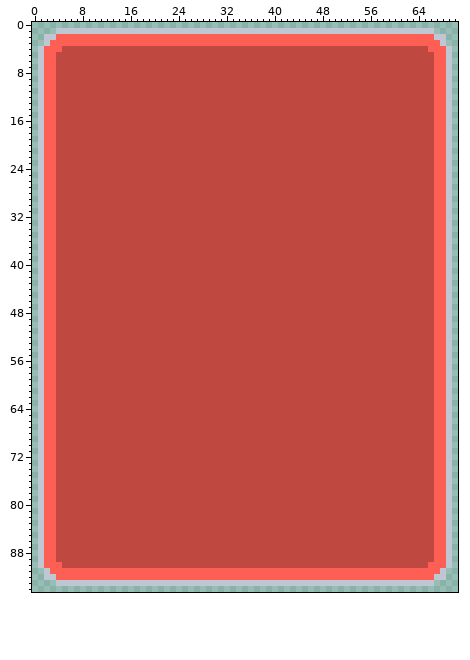
Two states of a pixel-art file, assets/1x/templateDouble.ase. This is how it looked before the edit.
71x95 pixels, 1 frame.
New version:
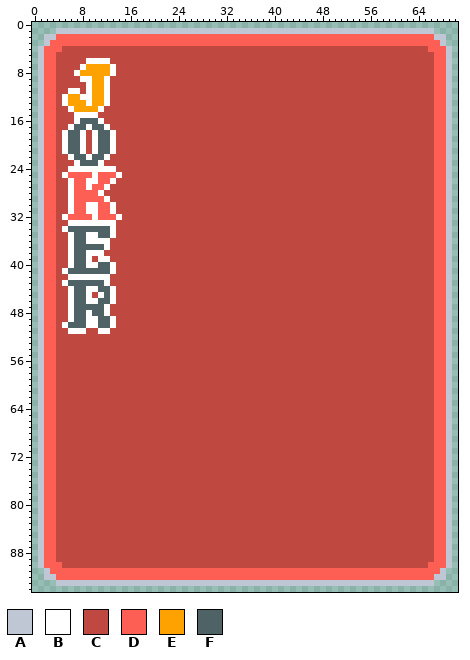
Palette (. is transparent): A #bfc7d5  B #ffffff  C #bf4941  D #fd5f55  E #fda200  F #4f6367
What changed:
layer "Layer 1" now shown
--- layer "Layer 1"
@@ x 3..16 @@
  5 DCCCCCCCCCCCCC
- 6 DCCCCCCCCCCCCC
- 7 DCCCCCCCCCCCCC
- 8 DCCCCCCCCCCCCC
- 9 DCCCCCCCCCCCCC
-10 DCCCCCCCCCCCCC
-11 DCCCCCCCCCCCCC
-12 DCCCCCCCCCCCCC
-13 DCCCCCCCCCCCCC
-14 DCCCCCCCCCCCCC
-15 DCCCCCCCCCCCCC
-16 DCCCCCCCCCCCCC
-17 DCCCCCCCCCCCCC
-18 DCCCCCCCCCCCCC
-19 DCCCCCCCCCCCCC
-20 DCCCCCCCCCCCCC
-21 DCCCCCCCCCCCCC
-22 DCCCCCCCCCCCCC
-23 DCCCCCCCCCCCCC
-24 DCCCCCCCCCCCCC
-25 DCCCCCCCCCCCCC
-26 DCCCCCCCCCCCCC
-27 DCCCCCCCCCCCCC
-28 DCCCCCCCCCCCCC
-29 DCCCCCCCCCCCCC
-30 DCCCCCCCCCCCCC
-31 DCCCCCCCCCCCCC
-32 DCCCCCCCCCCCCC
-33 DCCCCCCCCCCCCC
-34 DCCCCCCCCCCCCC
-35 DCCCCCCCCCCCCC
-36 DCCCCCCCCCCCCC
-37 DCCCCCCCCCCCCC
-38 DCCCCCCCCCCCCC
-39 DCCCCCCCCCCCCC
-40 DCCCCCCCCCCCCC
-41 DCCCCCCCCCCCCC
-42 DCCCCCCCCCCCCC
-43 DCCCCCCCCCCCCC
-44 DCCCCCCCCCCCCC
-45 DCCCCCCCCCCCCC
-46 DCCCCCCCCCCCCC
-47 DCCCCCCCCCCCCC
-48 DCCCCCCCCCCCCC
-49 DCCCCCCCCCCCCC
-50 DCCCCCCCCCCCCC
-51 DCCCCCCCCCCCCC
+ 6 DCCCCCBBBBCCCC
+ 7 DCCCCBEEEEBCCC
+ 8 DCCCBEEEEEBCCC
+ 9 DCCCCBBEEBCCCC
+10 DCCCCCBEEBCCCC
+11 DCCBBCBEEBCCCC
+12 DCBEEBBEEBCCCC
+13 DCBEEEBEEBCCCC
+14 DCCBEEEEBCCCCC
+15 DCCCBBBBCCCCCC
+16 DCCCBFFFBCCCCC
+17 DCCBFFBFFBCCCC
+18 DCBFFBCBFFBCCC
+19 DCBFFBCBFFBCCC
+20 DCBFFBCBFFBCCC
+21 DCBFFBCBFFBCCC
+22 DCCBFFBFFBCCCC
+23 DCCCBFFFBCCCCC
+24 DCCBBBBBBBBCCC
+25 DCBDDDDBDDDBCC
+26 DCCBDDBBDDBCCC
+27 DCCBDDBDDBCCCC
+28 DCCBDDDDBCCCCC
+29 DCCBDDDDDBCCCC
+30 DCCBDDBBDDBCCC
+31 DCCBDDBBDDBCCC
+32 DCBDDDDBDDDBCC
+33 DCCBBBBBBBBCCC
+34 DCBFFFFFFFBCCC
+35 DCCBFFBBFFBCCC
+36 DCCBFFBBBBCCCC
+37 DCCBFFFFFBCCCC
+38 DCCBFFBBBCCCCC
+39 DCCBFFBCBBCCCC
+40 DCCBFFBBFFBCCC
+41 DCBFFFFFFFBCCC
+42 DCCBBBBBBBCCCC
+43 DCBFFFFFFBCCCC
+44 DCCBFFBBFFBCCC
+45 DCCBFFBCBFBCCC
+46 DCCBFFBBFFBCCC
+47 DCCBFFFFFBCCCC
+48 DCCBFFBFFBCCCC
+49 DCCBFFBBFFBCCC
+50 DCBFFFBBFFBCCC
+51 DCCBBBCCBBCCCC
 52 DCCCCCCCCCCCCC
Boxes around the changes in both pictures, in picture pixels (x1, y1, x2, y2):
changed: (62, 58, 122, 334)
